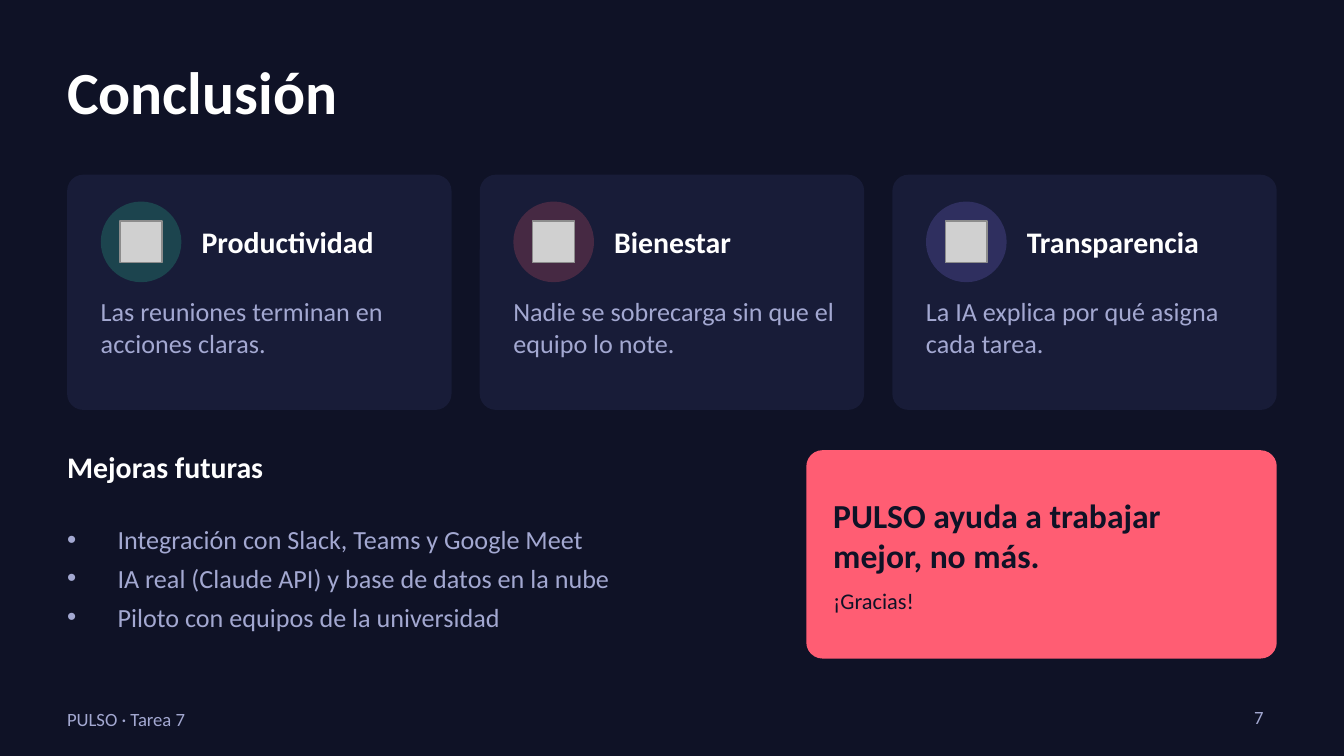
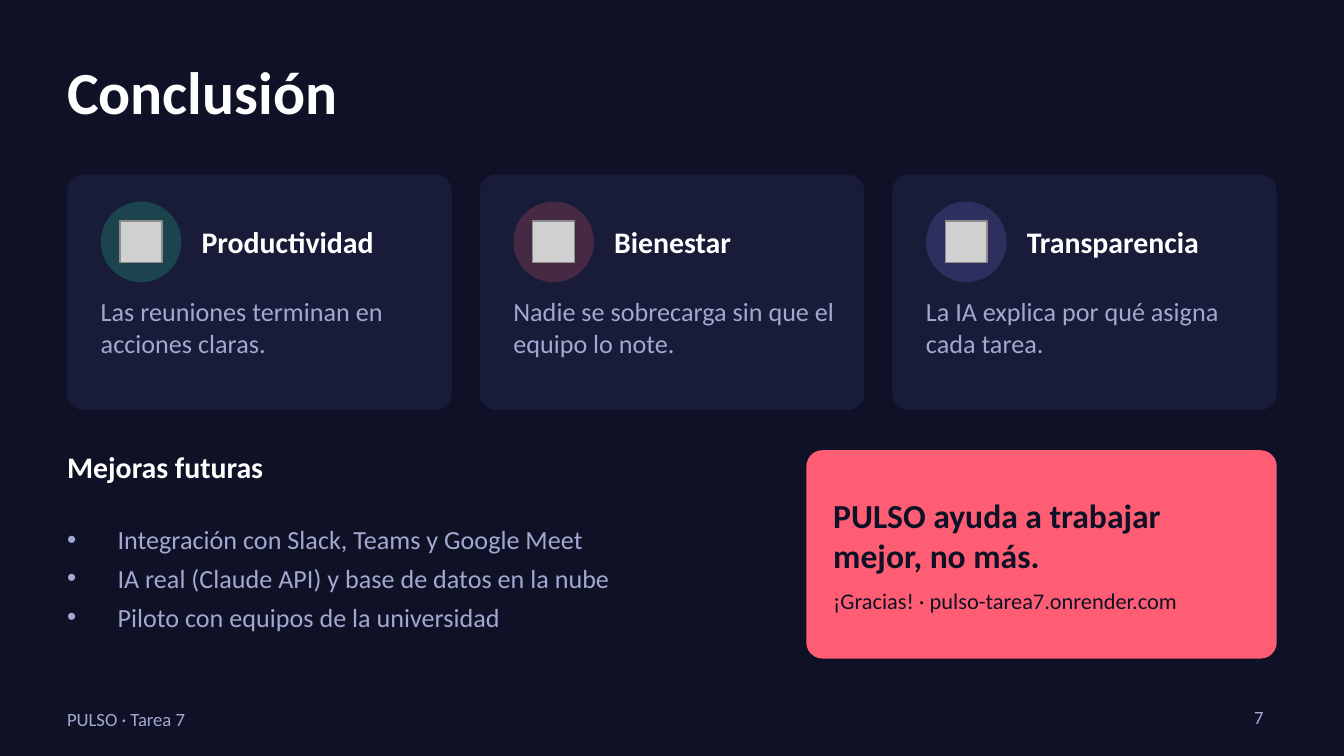
Before and after one commit to Naimer31/pulso-tarea7, a slide deck: slide 7 of PULSO_Tarea7.pptx. Drawn at 1344x756 pixels with LibreOffice and Linux fonts; fonts in the diff are those of the drawing; grey boxes stand for pictures. Boxes give left, top, right and bottom in pixels: in the first picture for what was removed or moved away, otherwise in the second. Text is boxed around its words. In the diff, an @@ line names an element or a change of style, - is before the commit and + after.

```diff
--- a/PULSO_Tarea7.pptx
+++ b/PULSO_Tarea7.pptx
@@ text at box(833, 593, 1177, 613): text changed @@
-¡Gracias!
+¡Gracias! · pulso-tarea7.onrender.com
```
Also in this commit, not shown: 1 other slide changed, 1 other file.
